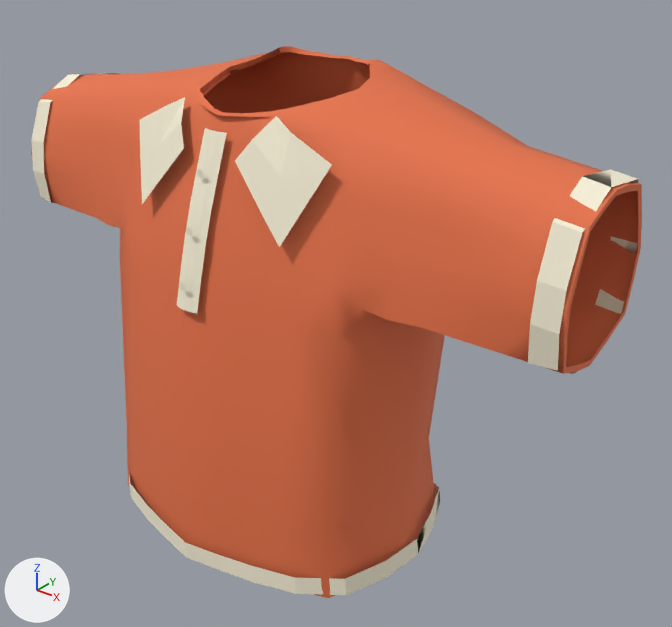
What one commit did to the glTF model assets/shirts/glb/08_Terracotta_Polo.glb.
One viewpoint serves both versions: a 50 mm lens placed at (1.202, -1.358, 2.925), pointed at (0.096, 0.025, 2.068). Arrows for +X, +Y and +Z are at lower left; the lights stay in place. The picture after the commit comes second. Vertices at exactly the same position are counted once.

Objects in the first picture: 'EXPORT_08_Terracotta_Polo'.
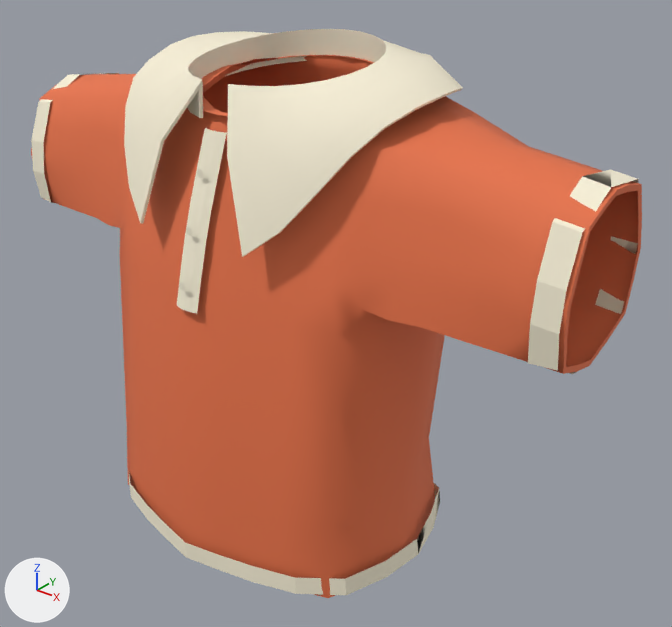
Patch to the scene script:
```diff
--- a/assets/shirts/glb/08_Terracotta_Polo.glb.py
+++ b/assets/shirts/glb/08_Terracotta_Polo.glb.py
@@ me_08_terracotta_polo_mesh_001 @@
 # used by ob_export_08_terracotta_polo; location = (0.0, 0.0, 0.0)
-me_08_terracotta_polo_mesh_001.from_pydata(...)  # 690 vertices, 1132 faces; spans x -0.681..0.681, y -0.356..0.241, z 1.608..2.582
+me_08_terracotta_polo_mesh_001.from_pydata(...)  # 874 vertices, 1522 faces; spans x -0.681..0.681, y -0.356..0.306, z 1.608..2.615
+# me_08_terracotta_polo_mesh_001 part 1: a new loose piece of 208 vertices spanning x -0.341..0.341, y -0.283..0.306, z 2.304..2.615, in mat_wardrobe___cream (pale yellow #f8f0d7)
+# me_08_terracotta_polo_mesh_001 part 2
+# 44 vertices are removed from x -0.245..0.245, y -0.238..0.11, z 2.32..2.582
+# 82 faces are deleted
+# 32 vertices move from x -0.154..0.164, y -0.194..0.196, z 2.513..2.579 to x -0.169..0.169, y -0.198..0.198, z 2.518..2.562
+# 20 vertices are added at x -0.181..0.181, y -0.172..0.138, z 2.521..2.555
+# 60 new faces join them, mat_wardrobe___orange (orange #e77348)
 me_08_terracotta_polo_mesh_001.materials.append(mat_wardrobe___cream)
```

Location of each change, [x1, y1, x2, y2] in pixels of the pictures (672 x 627 px; the box of a moved part takes in the faces that stretch with it):
'EXPORT_08_Terracotta_Polo', reshaped
    before: [31, 46, 642, 598]
    after: [31, 29, 642, 598]
part 1 of me_08_terracotta_polo_mesh_001, added (pale yellow)
    after: [124, 29, 463, 257]
part 2 of me_08_terracotta_polo_mesh_001, moved or reshaped
    before: [139, 46, 408, 247]
    after: [203, 55, 374, 116]
